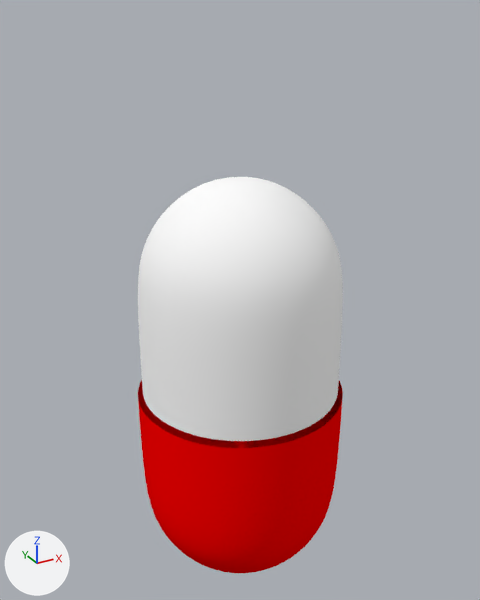
Two versions of the Blender file mesh/お薬/カプセル.blend, one commit apart.
Both versions are drawn from a camera (50 mm lens) standing at (-0.0225, -0.0409, 0.0279) and looking at (0.0004, 0.0008, 0.007). Lighting does not change. The marker at lower left points along +X, +Y and +Z.

The first picture shows 'capsule'.
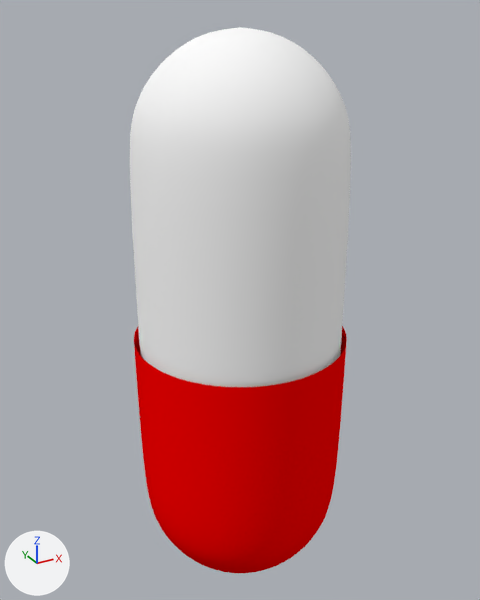
The newer file is also turned or shifted as a whole; pictures and numbers use the older file's frame.

Boxes [x1, y1, x2, y2] around the edits, measured in the pictures (480 x 600 px; the box of a moved part takes in the faces that stretch with it):
'capsule', reshaped (8% wider, 38% taller)
    before: [138, 177, 343, 573]
    after: [130, 27, 351, 573]
part 1 of me_sphere, moved or reshaped
    before: [138, 380, 343, 532]
    after: [134, 326, 347, 523]
part 2 of me_sphere, moved or reshaped
    before: [138, 177, 343, 340]
    after: [130, 27, 351, 218]

The edits, one by one:
me_sphere has 182 vertices, 180 faces and spans x -0.0084..0.0084, y -0.0083..0.0083, z -0.0172..0.0169.
me_sphere is used by ob_capsule; location (0.0, 0.0, 0.0).
me_sphere part 1: all 18 vertices in x -0.0084..0.0084, y -0.0083..0.0083, z -0.0003 are moved by (0.0, 0.0, 0.0049).
me_sphere part 2: all 73 vertices in x -0.008..0.008, y -0.0079..0.0079, z 0.0089..0.0169 are moved by (0.0, 0.0, 0.0099).
